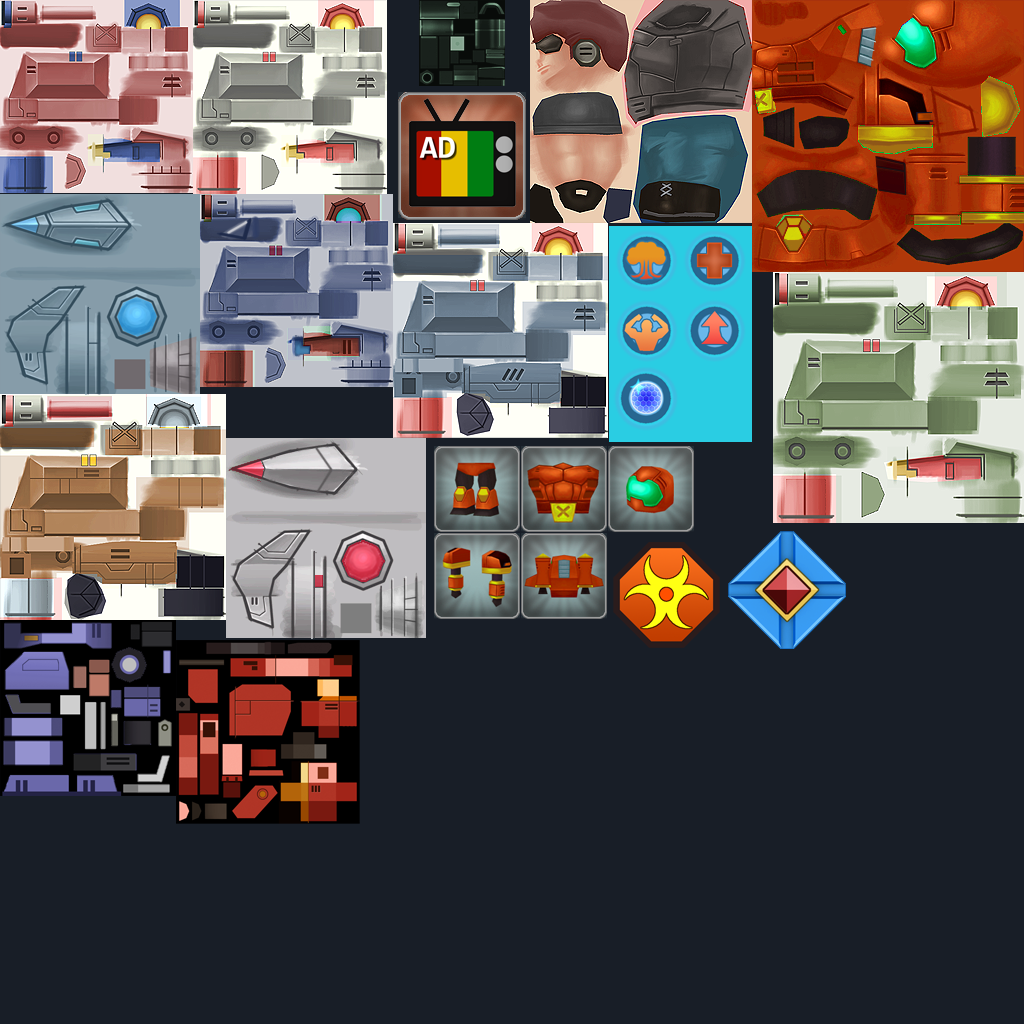
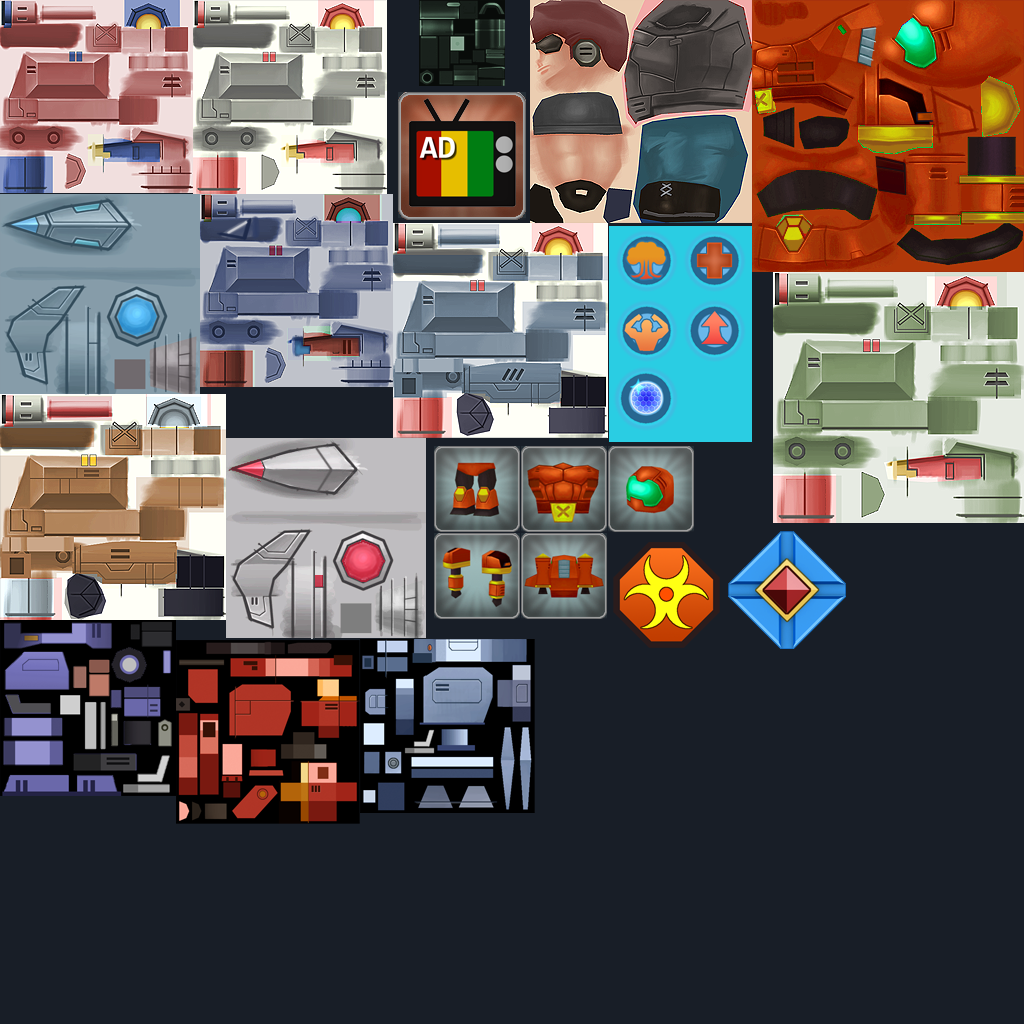
Before/after of a 1024 × 1024 layered artwork. What changed in the layer stack:
added layer "Layer 22" in group "Group 1" over [360, 639, 535, 813]
